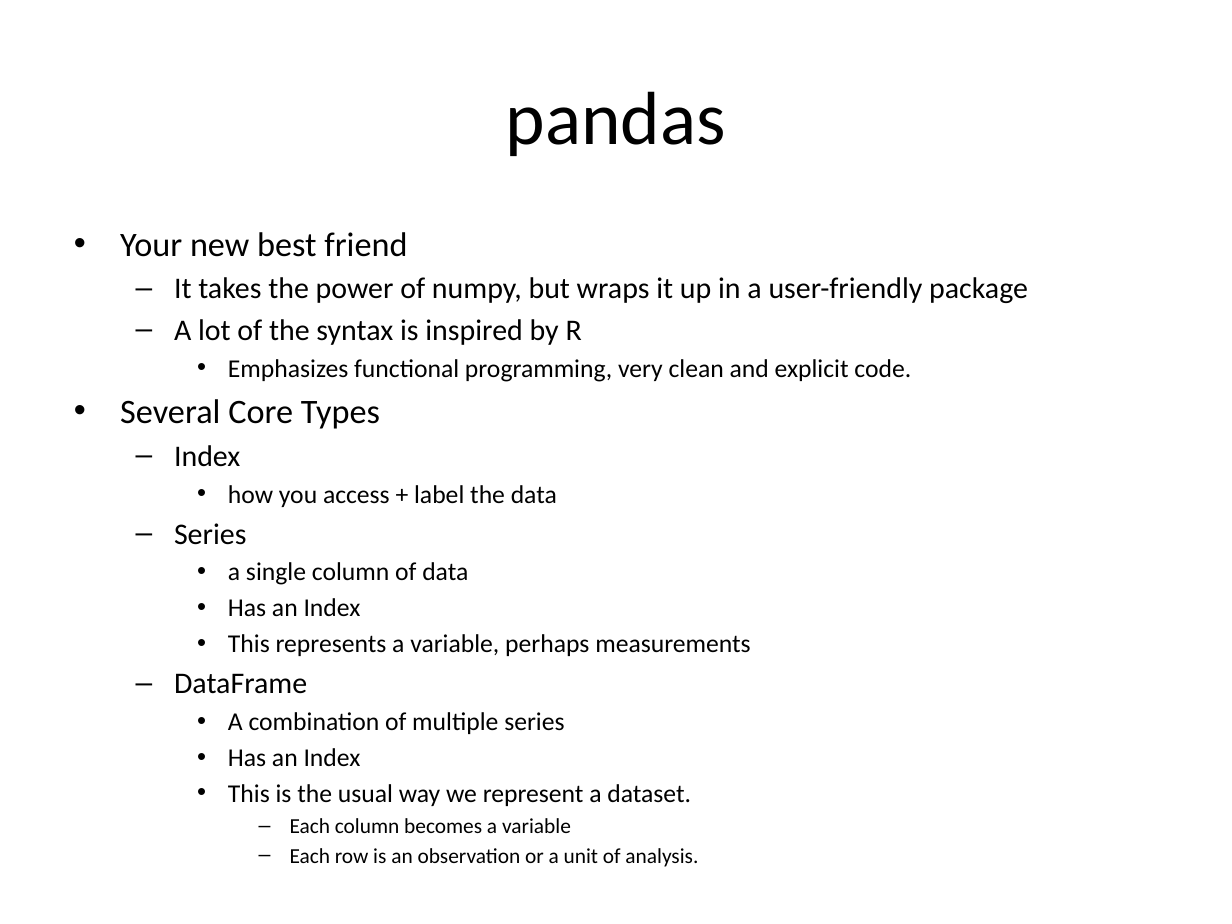
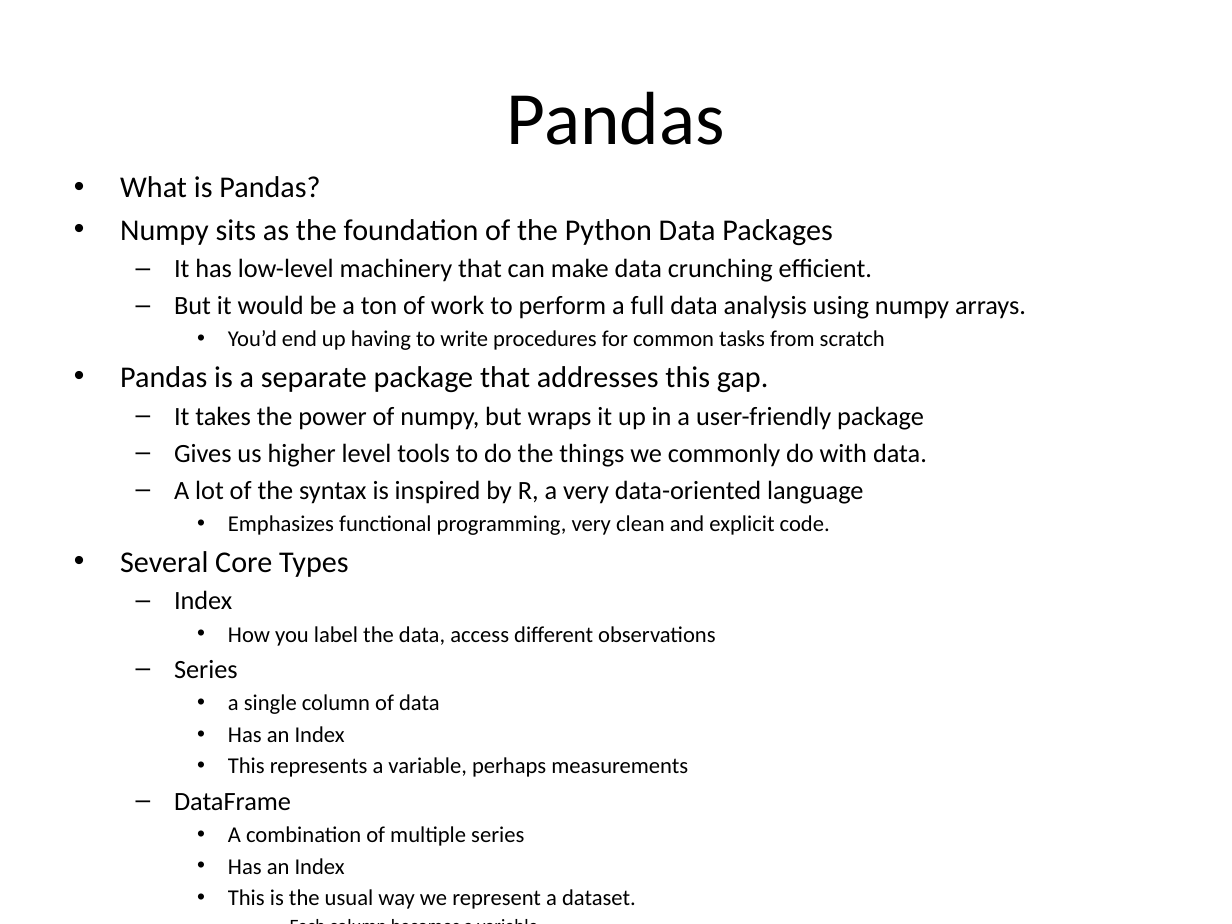
Before and after one commit to zengm71/Course-Overview, a slide deck: slide 2 of week_11/11.1 Introducing Pandas.pptx. Drawn at 1232x924 pixels with LibreOffice and Linux fonts; fonts in the diff are those of the drawing. Boxes give left, top, right and bottom in pixels: in the first picture for what was removed or moved away, otherwise in the second. Text is boxed around its words. In the diff, an @@ line names an element or a change of style, - is before the commit and + after.

Commit message:
lots of edits to powerpoints before studio session.

```diff
--- a/week_11/11.1 Introducing Pandas.pptx
+++ b/week_11/11.1 Introducing Pandas.pptx
@@ title at [507,91,725,145]: text changed @@
-pandas
+Pandas
@@ text "What is Pandas?": place and size @@
-text "What is Pandas?" at [120,232,1028,867]
+text "What is Pandas?" at [120,176,1026,909]
@@ text at [120,176,1026,392]: text changed; size 20 to 15.4 pt @@
-• Your new best friend
+• What is Pandas?
+• Numpy sits as the foundation of the Python Data Packages
+  – It has low-level machinery that can make data crunching efficient.
+  – But it would be a ton of work to perform a full data analysis using numpy arrays.
+    • You’d end up having to write procedures for common tasks from scratch
+• Pandas is a separate package that addresses this gap.
@@ text at [120,406,924,909]: size 17.5 to 15.4 pt in "It takes the power of numpy, but ...", "Index", "Series", "DataFrame"; size 15 to 13.2 pt in "Emphasizes functional programming, very clean and explicit ...", "a single column of data", "Has an Index", "This represents a variable, perhaps measurements" and 3 more places; size 20 to 17.6 pt in "Several Core Types"; size 12.5 to 11 pt in "Each column becomes a variable", "Each row is an observation or a ..." @@
@@ text at [174,443,927,504]: text changed; size 17.5 to 15.4 pt @@
-  – A lot of the syntax is inspired by R
+  – Gives us higher level tools to do the things we commonly do with data.
+  – A lot of the syntax is inspired by R, a very data-oriented language
@@ text at [228,626,715,646]: text changed; size 15 to 13.2 pt @@
-    • how you access + label the data
+    • How you label the data, access different observations
```
Also in this commit, not shown: 1 other slide changed, 6 other files.
